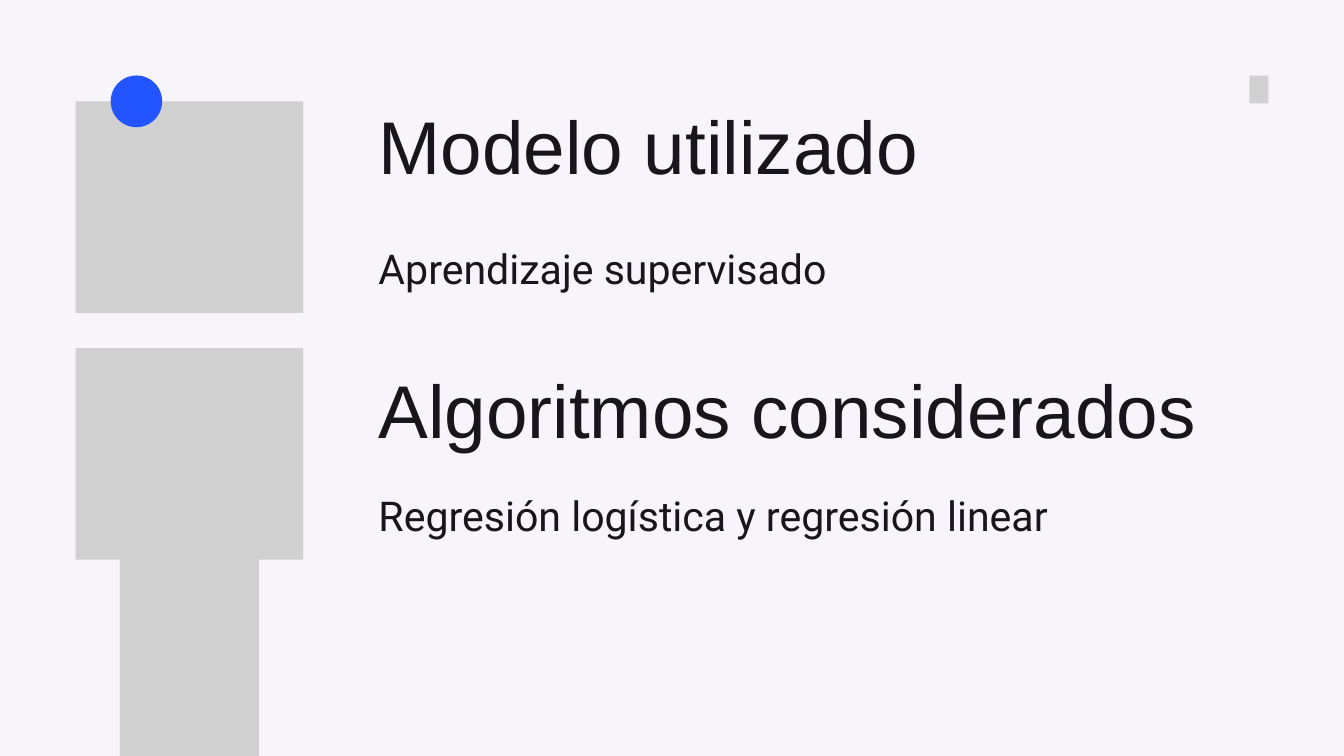
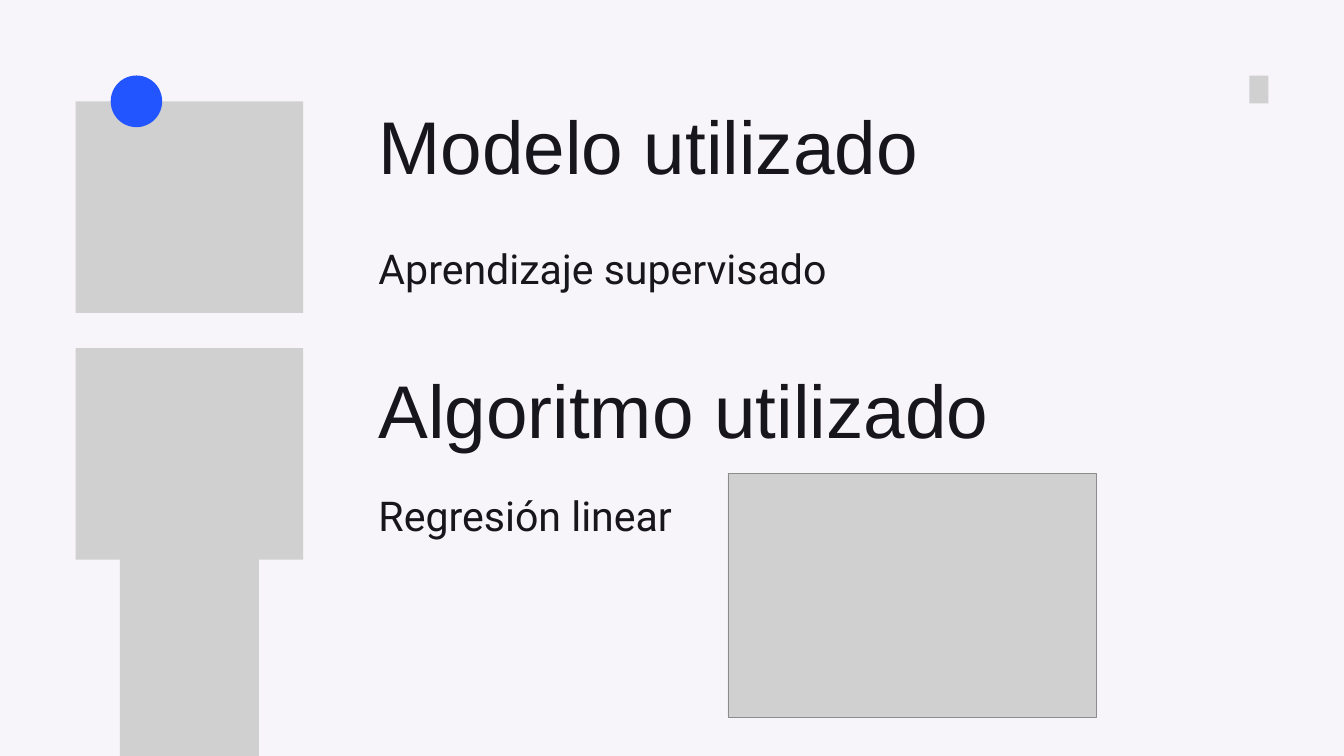
Before and after one commit to LucreciaVeron/tp-inicial-ia, a slide deck: slide 3 of Presentacion 2 - Grupo 3 - Ignacio Barrientos, Tomas Mandril, Lucrecia Veron.pptx. Drawn at 1344x756 pixels with LibreOffice and Linux fonts; fonts in the diff are those of the drawing; grey boxes stand for pictures. Boxes give left, top, right and bottom in pixels: in the first picture for what was removed or moved away, otherwise in the second. Text is boxed around its words. In the diff, an @@ line names an element or a change of style, - is before the commit and + after.

```diff
--- a/Presentacion 2 - Grupo 3 - Ignacio Barrientos, Tomas Mandril, Lucrecia Veron.pptx
+++ b/Presentacion 2 - Grupo 3 - Ignacio Barrientos, Tomas Mandril, Lucrecia Veron.pptx
@@ text at [378, 384, 988, 452]: text changed @@
-Algoritmos considerados
+Algoritmo utilizado
@@ picture added at [728, 474, 1096, 718] @@
@@ text at [378, 500, 672, 540]: text changed @@
-Regresión logística y regresión linear
+Regresión linear
```
Also in this commit, not shown: 1 other slide changed, 1 slide removed, 5 other files.
